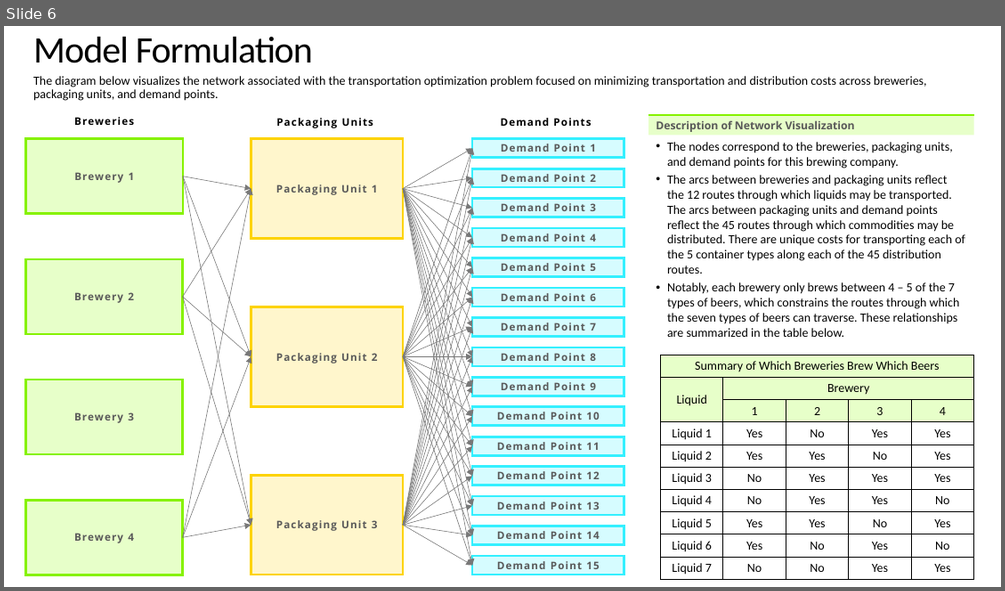
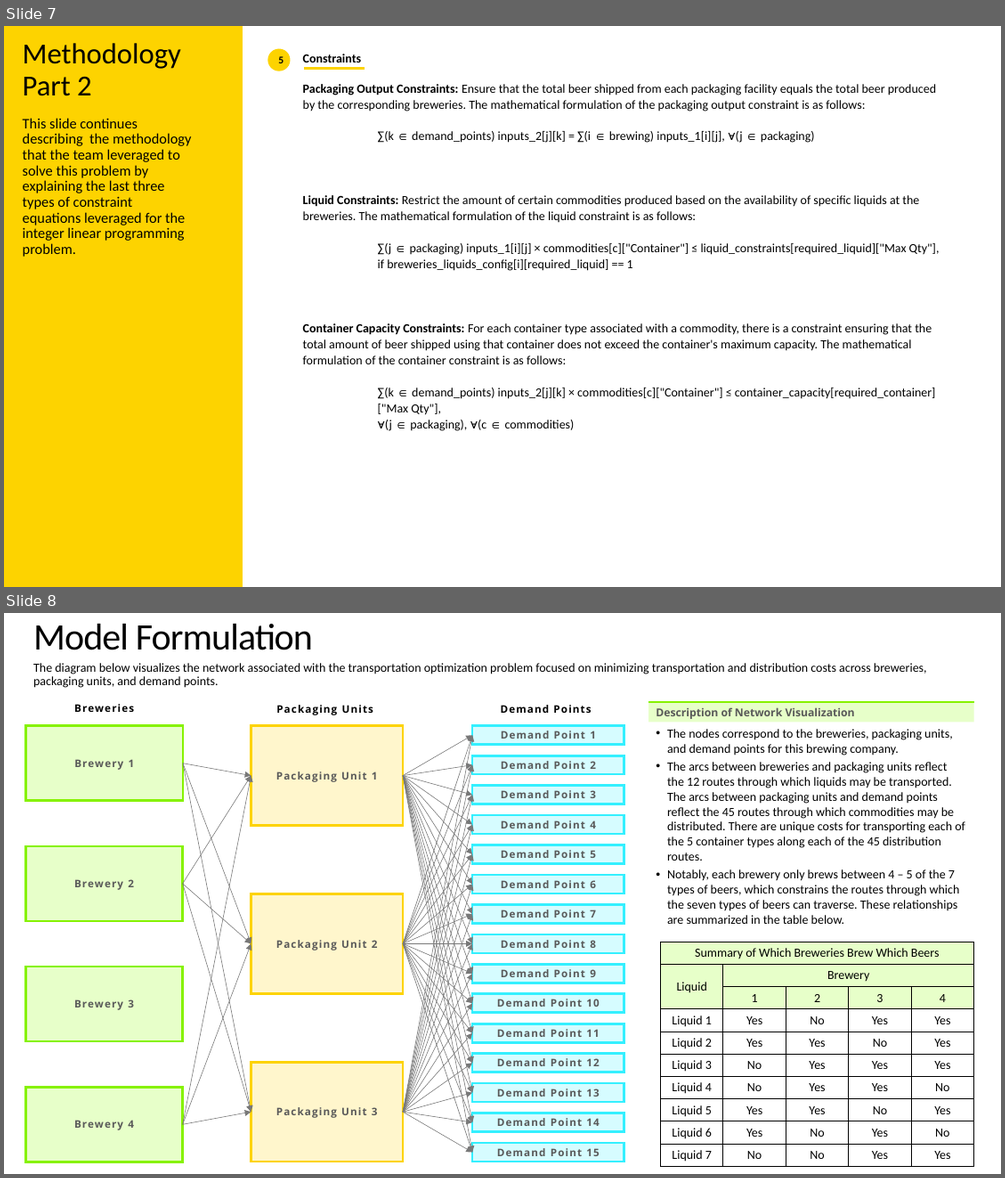
Before and after one commit to Steve-Desilets/MSDS-460-Term-Project, a slide deck: Final Project Presentation.pptx. Shown one above the other, each under a label of ours: slide 6 before the commit, slides 7 and 8 after it. The pictures are 1005x591 and 1005x1178 pixels, drawn with LibreOffice and Linux fonts; fonts in the diff are those of the drawing. Boxes give left, top, right and bottom in pixels: in the first picture for what was removed or moved away, otherwise in the second. Text is boxed around its words. In the diff, an @@ line names an element or a change of style, - is before the commit and + after.

```diff
--- a/Final Project Presentation.pptx
+++ b/Final Project Presentation.pptx
@@ slide 7 added at bbox=[4, 26, 1001, 587], background #FFFFFF @@
@@ rectangle added at bbox=[4, 26, 243, 587], fill #FDD300 @@
@@ text added at bbox=[23, 43, 181, 96], 28 pt, text #000000 @@
+Methodology Part 2
@@ ellipse added at bbox=[268, 48, 291, 70], fill #FDD300, 10 pt, text #000000, bold @@
+5
@@ text added at bbox=[303, 54, 939, 431], 12 pt, text #000000 @@
+Constraints
+Packaging Output Constraints: Ensure that the total beer shipped from each packaging facility equals the total beer produced by the corresponding breweries. The mathematical formulation of the packaging output constraint is as follows:
+∑(k ∈ demand_points) inputs_2[j][k] = ∑(i ∈ brewing) inputs_1[i][j], ∀(j ∈ packaging)
+Liquid Constraints: Restrict the amount of certain commodities produced based on the availability of specific liquids at the breweries. The mathematical formulation of the liquid constraint is as follows:
+∑(j ∈ packaging) inputs_1[i][j] × commodities[c]["Container"] ≤ liquid_constraints[required_liquid]["Max Qty"],
+if breweries_liquids_config[i][required_liquid] == 1
+Container Capacity Constraints: For each container type associated with a commodity, there is a constraint ensuring that the total amount of beer shipped using that container does not exceed the container's maximum capacity. The mathematical formulation of the container constraint is as follows:
+∑(k ∈ demand_points) inputs_2[j][k] × commodities[c]["Container"] ≤ container_capacity[required_container]["Max Qty"],
+∀(j ∈ packaging), ∀(c ∈ commodities)
@@ line added from (305, 69) to (364, 69), #FDD300 2.25 pt @@
@@ text added at bbox=[23, 118, 191, 257], 14 pt, text #000000 @@
+This slide continues describing the methodology that the team leveraged to solve this problem by explaining the last three types of constraint equations leveraged for the integer linear programming problem.
@@ what was slide 6 is now slide 8 @@
```
Also in this commit, not shown: 1 slide changed, 1 other slide added.
